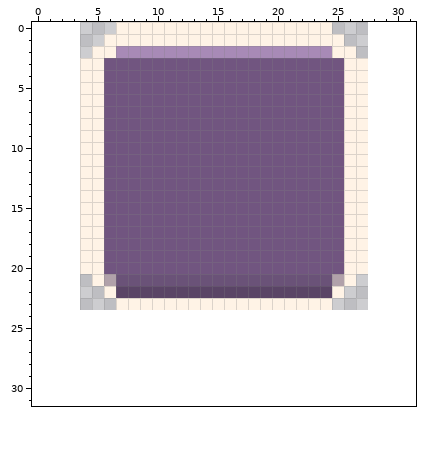
Pixel-art file, stored at assets/source/aseprite/ui_btn_neutral_hover.aseprite. Above: the version before the commit.
24x24 pixels, 1 frame. Colours within 5 levels of each other are drawn and written as one. The old version is drawn lined up with the new one, on the new canvas.
The result:
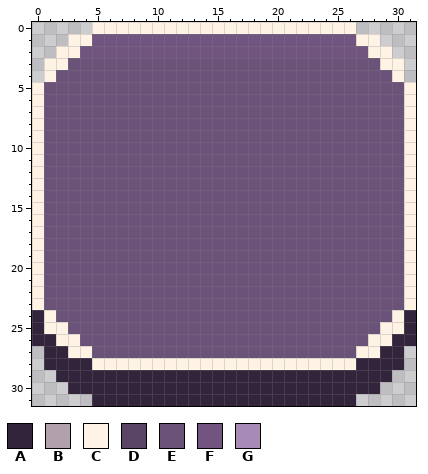
Palette (. is transparent): A #32243b  B #b1a1aa  C #fff3e6  D #5a4466  E #6a5278  F #715580  G #a88ab6
Changes in this commit:
canvas 24x24 -> 32x32, the old top-left corner now at 4,0
y 0: x 5..6 .. -> CC; x 25..26 .. -> CC
y 1: x 3..28 ...CCCCCCCCCCCCCCCCCCCC... -> CCFFFFFFFFFFFFFFFFFFFFFFCC
y 2: x 2..29 ...CCGGGGGGGGGGGGGGGGGGCC... -> CCFFFFFFFFFFFFFFFFFFFFFFFFCC
y 3: x 1..30 ...CCFFFFFFFFFFFFFFFFFFFFCC... -> CCEEEEEEEEEEEEEEEEEEEEEEEEEECC
y 4: x 1..30 ...CCFFFFFFFFFFFFFFFFFFFFCC... -> CEEEEEEEEEEEEEEEEEEEEEEEEEEEEC
y 5..20: x 0..31 ....CCFFFFFFFFFFFFFFFFFFFFCC.... -> CEEEEEEEEEEEEEEEEEEEEEEEEEEEEEEC
y 21: x 0..6 .....CB -> CEEEEEE; x 25..31 BC..... -> EEEEEEC
y 22: x 0..31 ......CDDDDDDDDDDDDDDDDDDC...... -> CEEEEEEEEEEEEEEEEEEEEEEEEEEEEEEC
y 23: x 0..31 .......CCCCCCCCCCCCCCCCCC....... -> CEEEEEEEEEEEEEEEEEEEEEEEEEEEEEEC
y 24: x 0..31 ................................ -> ACEEEEEEEEEEEEEEEEEEEEEEEEEEEECA
y 25: x 0..31 ................................ -> ACCEEEEEEEEEEEEEEEEEEEEEEEEEECCA
y 26: x 0..31 ................................ -> AACCEEEEEEEEEEEEEEEEEEEEEEEECCAA
y 27: x 1..30 .............................. -> AACCEEEEEEEEEEEEEEEEEEEEEECCAA
y 28: x 1..30 .............................. -> AAAACCCCCCCCCCCCCCCCCCCCCCAAAA
y 29: x 2..29 ............................ -> AAAAAAAAAAAAAAAAAAAAAAAAAAAA
y 30: x 3..28 .......................... -> AAAAAAAAAAAAAAAAAAAAAAAAAA
y 31: x 5..26 ...................... -> AAAAAAAAAAAAAAAAAAAAAA
